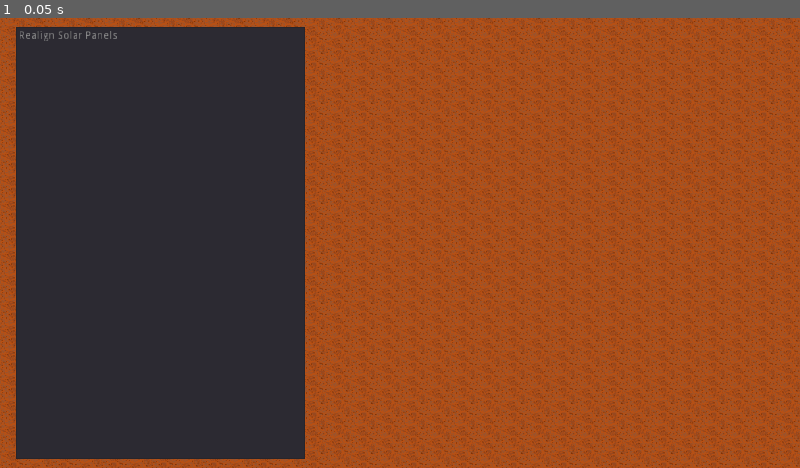
Above: before the commit, frame 1.
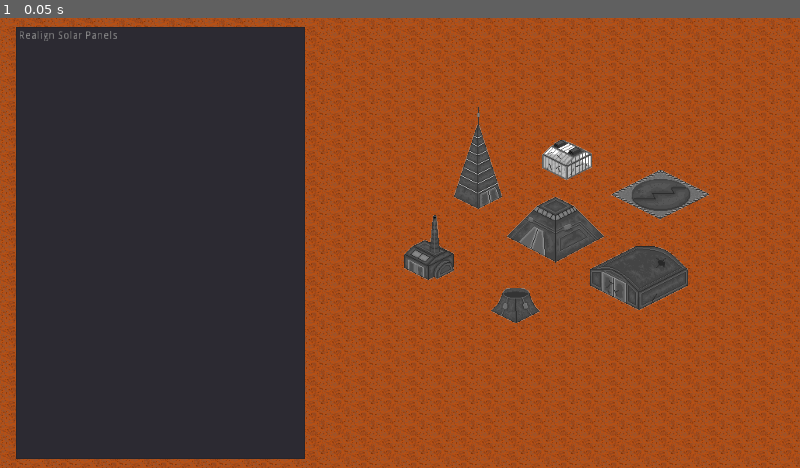
Above: after the commit, the same moment.

Repository: dulsi/LearningBasic
Game: Godot game, scene res://main.tscn
The game is run twice, just before and just after one commit, with the same random seed, the same clock (stepped at 60 frames per second) and the same inputs.
Inputs:
- Up to frame 1 (0.05 s): no input

The runs differ from the first frame. In frame 1, 4.7% of the frame differs, in the area x 50-89%, y 19-68%.

Commit message:
Add a mars base.

Diff:
--- a/MissionSelect.tscn
+++ b/MissionSelect.tscn
@@ -1,8 +1,22 @@
-[gd_scene load_steps=4 format=2]
+[gd_scene load_steps=18 format=2]
 
 [ext_resource path="res://images/mars_background.png" type="Texture" id=1]
 [ext_resource path="res://ItemList.gd" type="Script" id=2]
 [ext_resource path="res://MissionSelect.gd" type="Script" id=3]
+[ext_resource path="res://images/lab2.png" type="Texture" id=4]
+[ext_resource path="res://images/powerplant.png" type="Texture" id=5]
+[ext_resource path="res://images/tower2.png" type="Texture" id=6]
+[ext_resource path="res://images/tower.png" type="Texture" id=7]
+[ext_resource path="res://images/lab.png" type="Texture" id=8]
+[ext_resource path="res://images/mainbuilding.png" type="Texture" id=9]
+[ext_resource path="res://images/workshop.png" type="Texture" id=10]
+[ext_resource path="res://images/greenhouse.png" type="Texture" id=11]
+[ext_resource path="res://images/powerplant2.png" type="Texture" id=12]
+[ext_resource path="res://images/silo2.png" type="Texture" id=13]
+[ext_resource path="res://images/silo.png" type="Texture" id=14]
+[ext_resource path="res://images/workshop2.png" type="Texture" id=15]
+[ext_resource path="res://images/mainbuilding2.png" type="Texture" id=16]
+[ext_resource path="res://images/greenhouse2.png" type="Texture" id=17]
 
 [node name="MissionSelect" type="Node2D"]
 script = ExtResource( 3 )
@@ -21,4 +35,67 @@
 "_edit_use_anchors_": false
 }
 
+[node name="Building1_Good" type="Sprite" parent="."]
+visible = false
+position = Vector2( 711, 271 )
+texture = ExtResource( 9 )
+
+[node name="Building1_Bad" type="Sprite" parent="."]
+position = Vector2( 711, 271 )
+texture = ExtResource( 16 )
+
+[node name="Building2_Good" type="Sprite" parent="."]
+visible = false
+position = Vector2( 612, 179 )
+texture = ExtResource( 7 )
+
+[node name="Building2_Bad" type="Sprite" parent="."]
+position = Vector2( 612, 179 )
+texture = ExtResource( 6 )
+
+[node name="Building3_Good" type="Sprite" parent="."]
+visible = false
+position = Vector2( 818, 333 )
+texture = ExtResource( 10 )
+
+[node name="Building3_Bad" type="Sprite" parent="."]
+position = Vector2( 818, 333 )
+texture = ExtResource( 15 )
+
+[node name="Building4_Good" type="Sprite" parent="."]
+visible = false
+position = Vector2( 726, 182 )
+texture = ExtResource( 11 )
+
+[node name="Building4_Bad" type="Sprite" parent="."]
+position = Vector2( 726, 182 )
+texture = ExtResource( 17 )
+
+[node name="Building5_Good" type="Sprite" parent="."]
+visible = false
+position = Vector2( 549, 294 )
+texture = ExtResource( 8 )
+
+[node name="Building5_Bad" type="Sprite" parent="."]
+position = Vector2( 549, 294 )
+texture = ExtResource( 4 )
+
+[node name="Building6_Good" type="Sprite" parent="."]
+visible = false
+position = Vector2( 660, 368 )
+texture = ExtResource( 5 )
+
+[node name="Building6_Bad" type="Sprite" parent="."]
+position = Vector2( 660, 368 )
+texture = ExtResource( 12 )
+
+[node name="Building7_Good" type="Sprite" parent="."]
+visible = false
+position = Vector2( 845, 226 )
+texture = ExtResource( 14 )
+
+[node name="Building7_Bad" type="Sprite" parent="."]
+position = Vector2( 845, 226 )
+texture = ExtResource( 13 )
+
 [connection signal="item_activated" from="ItemList" to="ItemList" method="_on_ItemList_item_activated"]
Binary file added: images/greenhouse.png
Not shown, added: images/greenhouse.png.import
Binary file added: images/greenhouse2.png
Not shown, added: images/greenhouse2.png.import
Binary file added: images/lab.png
Not shown, added: images/lab.png.import
Binary file added: images/lab2.png
Not shown, added: images/lab2.png.import
Binary file added: images/livingquaters.png
Not shown, added: images/livingquaters.png.import
Binary file added: images/livingquaters2.png
Not shown, added: images/livingquaters2.png.import
(and 20 more such lines)
